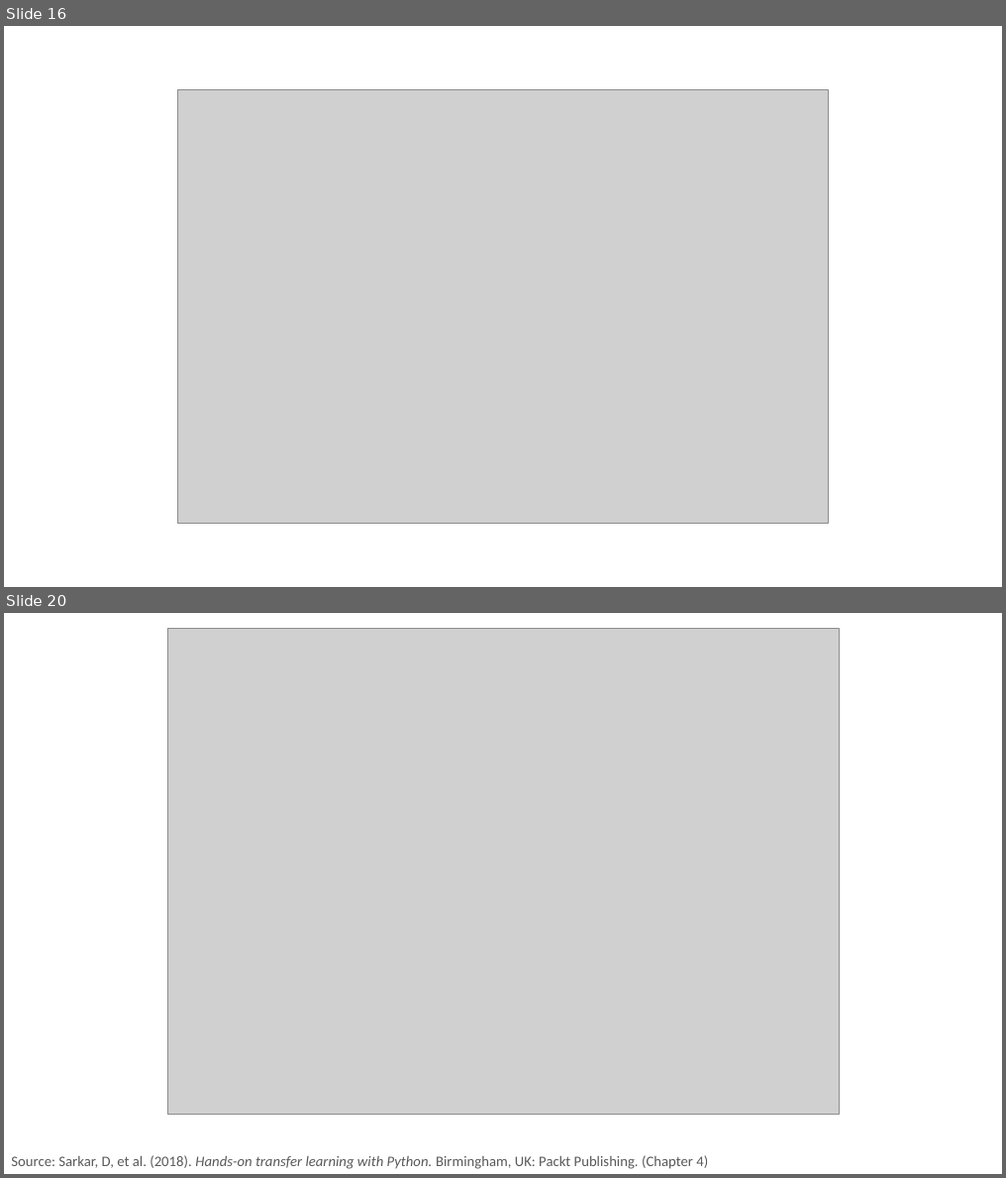
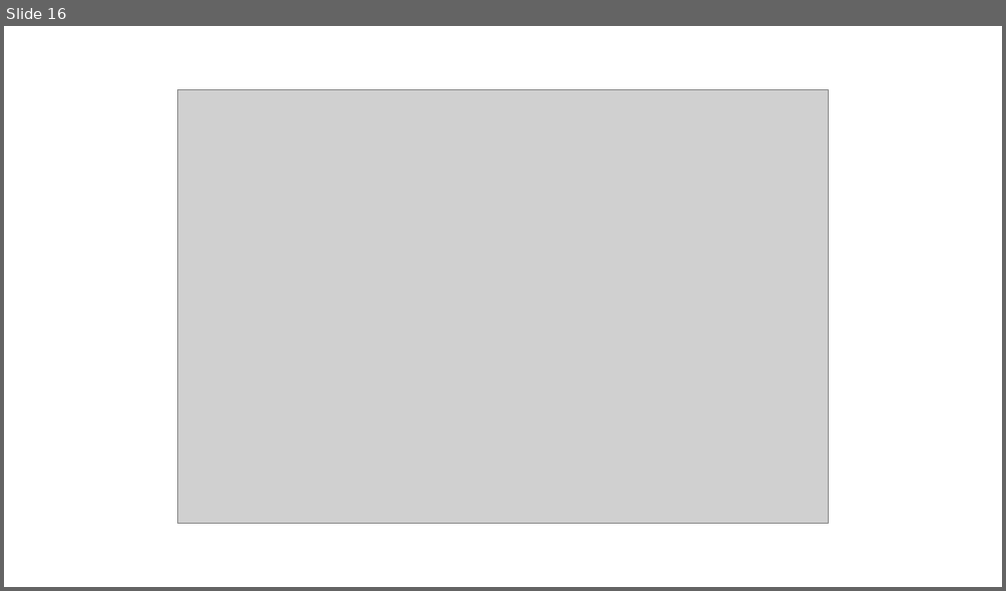
Before and after one commit to PracticumAI/transfer, a slide deck: presentations/01_transfer_intro.pptx. Shown one above the other, each under a label of ours: slides 16 and 20 before the commit, slide 16 after it; the slides between them are not shown. The pictures are 1006x1178 and 1006x591 pixels, drawn with LibreOffice and Linux fonts; fonts in the diff are those of the drawing; grey boxes stand for pictures. Boxes give left, top, right and bottom in pixels: in the first picture for what was removed or moved away, otherwise in the second. Text is boxed around its words. In the diff, an @@ line names an element or a change of style, - is before the commit and + after.

```diff
--- a/presentations/01_transfer_intro.pptx
+++ b/presentations/01_transfer_intro.pptx
@@ slide 20 removed at (x1=4, y1=613, x2=1002, y2=1174), background #FFFFFF @@
@@ picture removed at (x1=167, y1=629, x2=839, y2=1115) @@
@@ text removed at (x1=11, y1=1156, x2=708, y2=1169) @@
-Source: Sarkar, D, et al. (2018). Hands-on transfer learning with Python. Birmingham, UK: Packt Publishing. (Chapter 4)
```
Also in this commit, not shown: 3 slides changed, 1 other file.
